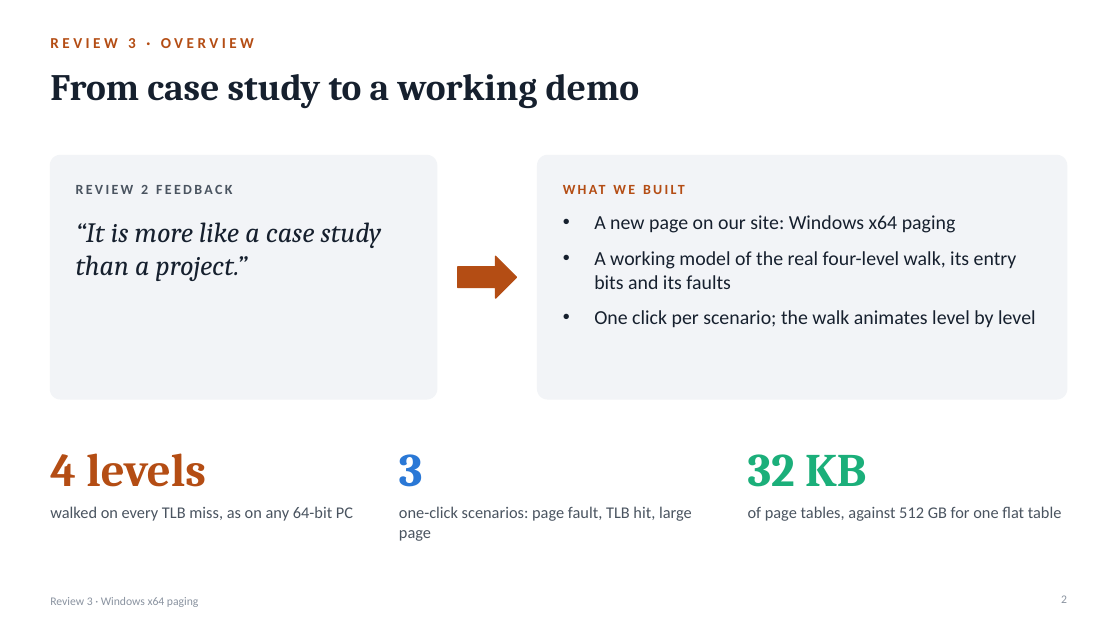
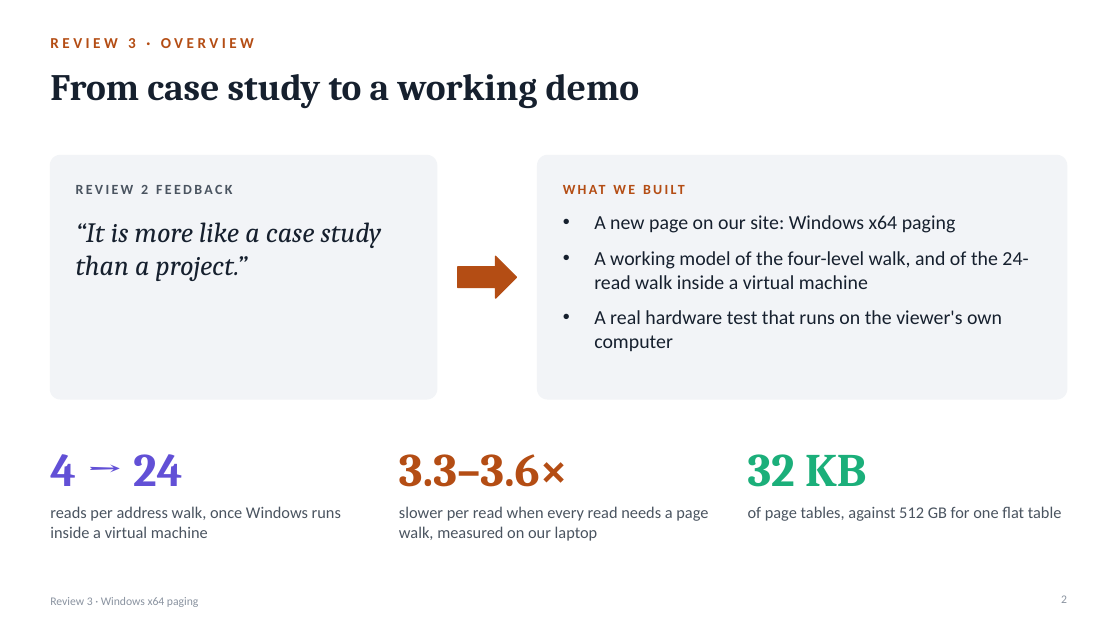
Before and after one commit to AkhileshRegmi/Comparative-Analysis-of-Traditional-and-Modern-Memory-Translation-Architectures, a slide deck: slide 2 of deliverables/review3_changes.pptx. Drawn at 1120x630 pixels with LibreOffice and Linux fonts; fonts in the diff are those of the drawing. Boxes give left, top, right and bottom in pixels: in the first picture for what was removed or moved away, otherwise in the second. Text is boxed around its words. In the diff, an @@ line names an element or a change of style, - is before the commit and + after.

```diff
--- a/deliverables/review3_changes.pptx
+++ b/deliverables/review3_changes.pptx
@@ text at <box>594,251,1028,351</box>: text changed @@
-• A working model of the real four-level walk, its entry bits and its faults
-• One click per scenario; the walk animates level by level
+• A working model of the four-level walk, and of the 24-read walk inside a virtual machine
+• A real hardware test that runs on the viewer's own computer
@@ text at <box>50,454,182,486</box>: text changed; text colour #B44D14 to #6250D6 @@
-4 levels
+4 → 24
@@ text at <box>399,454,567,487</box>: text changed; text colour #2A78D6 to #B44D14 @@
-3
+3.3–3.6×
@@ text at <box>50,506,341,538</box>: text changed @@
-walked on every TLB miss, as on any 64-bit PC
+reads per address walk, once Windows runs inside a virtual machine
@@ text at <box>399,506,708,541</box>: text changed @@
-one-click scenarios: page fault, TLB hit, large page
+slower per read when every read needs a page walk, measured on our laptop
```
Also in this commit, not shown: 3 other slides changed, 2 slides added, 4 other files.
